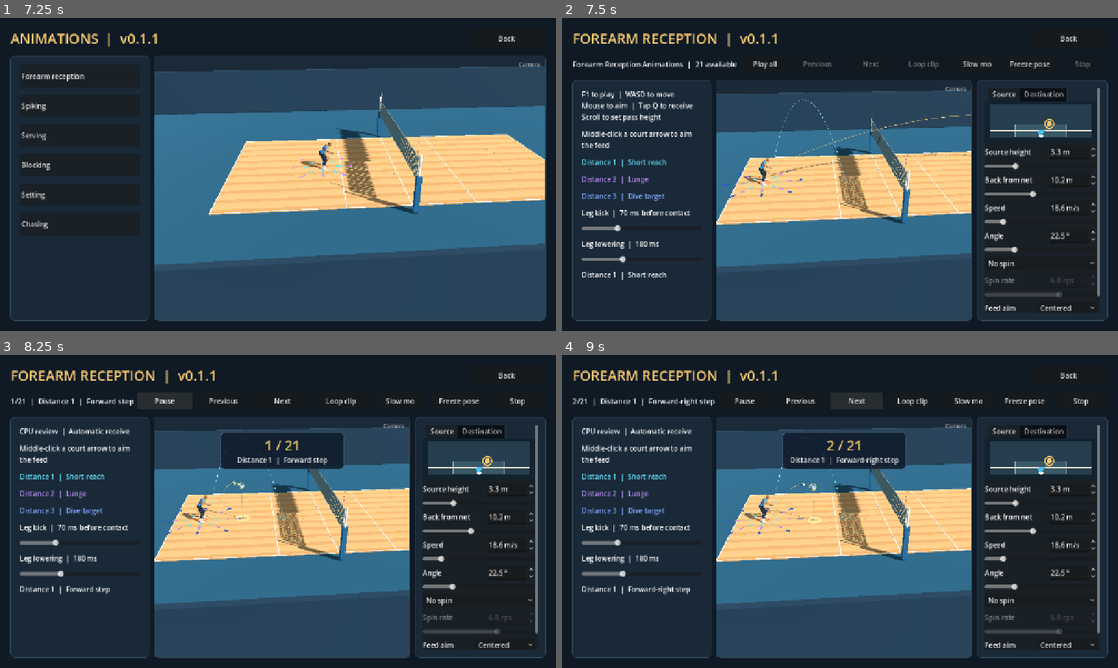
Above: before the commit, frames 1-4 (two rows, left to right).
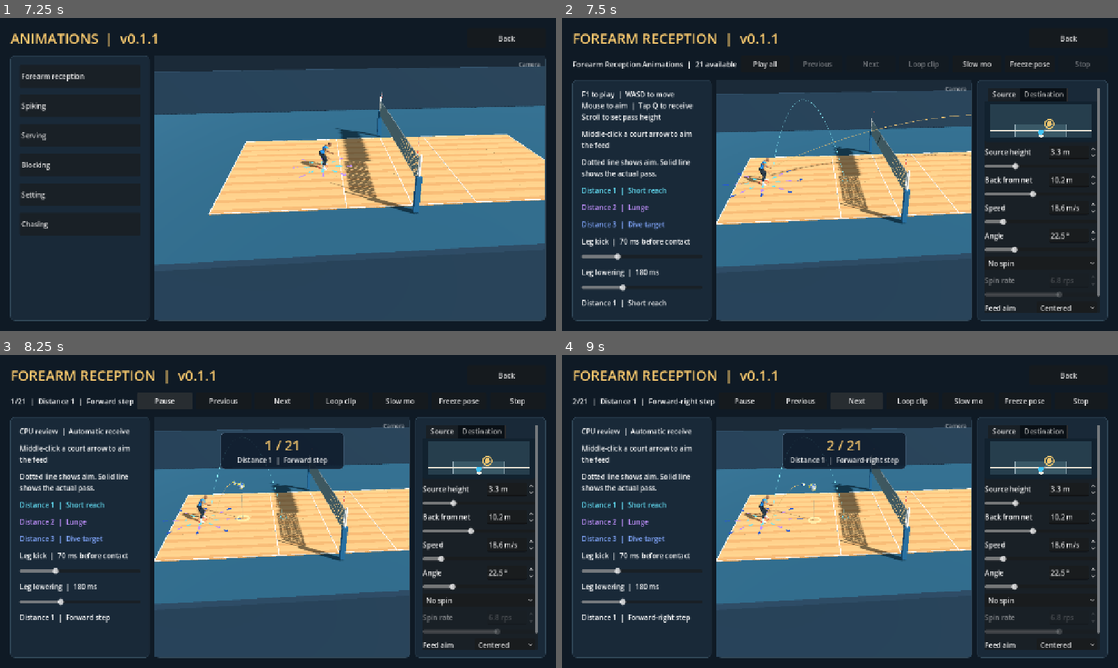
Above: after the commit, the same moments.

Repository: foreandr/volleyball
Game: Godot game, scene res://scenes/main.tscn
Same seed, same stepped clock (60 frames per second), same inputs: the game is played once before the commit and once after it.
Inputs:
- Up to frame 1 (7.25 s): click "Story" at 0.5 s; click "Back" at 1.25 s; click "Story" at 2 s; click "New" at 2.75 s; click "Back" at 3.5 s; click "New" at 4.25 s; click "Save" at 5 s; click "Back" at 5.75 s; click "Continue" at 6.5 s
- Up to frame 2 (7.5 s): click "Forearm reception" at 7.25 s
- Up to frame 3 (8.25 s): click "Play all" at 8 s
- Up to frame 4 (9 s): click "Next" at 8.75 s

Frame 1 is identical in both runs. In frame 2, 2.4% of the frame differs, in the area x 3-23%, y 45-93%; in frame 3, 2.4%; in frame 4, 2.5%, in the area x 3-23%, y 38-86%.

Commit message:
Align knee-slide platforms to the incoming feed and show contact results

Diff:
--- a/scripts/preview_player_control.gd
+++ b/scripts/preview_player_control.gd
@@ -319,6 +319,10 @@
 	reach_progress = 0.0
 	high_adjustment = Vector3.ZERO
 	if reception_drill_active(): page.ball_preview.practice_reach_center = Vector3.INF
+
+func cpu_knee_slide() -> bool:
+	var arrows = page.preview_player.get_node("DirectionArrows")
+	return not active and arrows.selected_distance == 3 and arrows.selected in [3,7]
 
 func receive_animation_direction() -> int:
 	var arrows = page.preview_player.get_node("DirectionArrows")
@@ -450,7 +454,7 @@
 	var deep := reach_tier == 2 and reach_height < 0.20
 	var high := reach_height >= 0.20
 	var short_lunge := reach_tier == 1 and not high and (side_receive or reach_back)
-	var knee_slide: bool = not active and reach_side_lunge and actor.get_node("DirectionArrows").selected_distance == 3
+	var knee_slide := reach_side_lunge and cpu_knee_slide()
 	var straight_back := reach_short_straight_back or (reach_tier == 2 and reach_back and not reach_rear_diagonal)
 	var pelvis := rig.find_bone("pelvis")
 	var hips: Transform3D = pose[pelvis]
@@ -535,12 +539,14 @@
 		if short_straight: arms = Vector3.BACK*0.17*weight
 		if reach_forward_lunge or short_lunge: arms.y = 0.07*weight
 		if reach_rear_diagonal: arms.y = 0.10*weight
-		if knee_slide and cpu_direction == 7:
-			arms += Vector3(-0.07,0.36,-0.06)*weight
 		if reach_side_lunge and cpu_direction == 3:
 			arms += Vector3(0.0,0.17,0.14)*weight
 		var center: Vector3 = (author.point(pose,"hand_l")+author.point(pose,"hand_r"))*0.5
-		if high:
+		if knee_slide and cpu_direction != 0:
+			var target: Vector3 = rig.global_transform.affine_inverse()*page.ball_preview.aim_point
+			var wrist_target := target+Vector3(0.0,-0.04,0.13)
+			arms = arms.lerp(wrist_target-center,weight*0.85)
+		elif high:
 			var shoulder_height: float = (author.point(pose,"upperarm_l").y+author.point(pose,"upperarm_r").y)*0.5
 			arms.y = maxf(0.0,shoulder_height-center.y-0.02)*weight
 			var intercept: Dictionary = page.ball_preview.practice_shoulder_intercept()
@@ -644,6 +650,8 @@
 	var actor: Node3D = page.preview_player
 	var ball: Node3D = page.ball_preview
 	var target: Vector3 = ball.global_position if ball.ball.visible else ball.source_ball.global_position
+	if cpu_knee_slide() and not page.reception_review.active:
+		target = ball.practice_position(page.preview_clock-ball.contact_time)
 	var toward := target-actor.global_position
 	if Vector2(toward.x,toward.z).length_squared()>0.01:
 		var ball_yaw := atan2(toward.x,toward.z)
--- a/scripts/story_animations.gd
+++ b/scripts/story_animations.gd
@@ -196,6 +196,9 @@
 		var arrow_hint := label("Middle-click a court arrow to aim the feed",16)
 		arrow_hint.autowrap_mode = TextServer.AUTOWRAP_WORD_SMART
 		content.add_child(arrow_hint)
+		var path_hint := label("Dotted line shows aim. Solid line shows the actual pass.",16)
+		path_hint.autowrap_mode = TextServer.AUTOWRAP_WORD_SMART
+		content.add_child(path_hint)
 		var arrow_labels := ["Distance 1  |  Short reach","Distance 2  |  Lunge","Distance 3  |  Dive target"]
 		var arrow_colors := [Color("67e8ff"),Color("c291ff"),Color("82a8ff")]
 		for index in arrow_labels.size():
@@ -425,7 +428,7 @@
 		else:
 			step_cpu_receive(previous,delta)
 		if preview_clock >= previous and ball_preview.try_body_dig(previous,preview_clock):
-			drill_status.text = "Body dig  |  Deflected off the player"
+			drill_status.text = body_dig_status()
 		var approach: float = ball_preview.practice_approach(preview_clock) if in_control and ball_preview.practice_grade == BallPreview.Grade.WAITING else -1.0
 		timing_meter.update_timing(in_control,approach,player_controls.receive_elapsed>0.0,ball_preview.practice_grade,delta)
 		ball_preview.update_practice_cone(timing_meter.visible,player_controls.receive_elapsed)
@@ -510,7 +513,13 @@
 		cpu_side_slide_start = preview_player.position
 		cpu_side_slide_time = preview_clock
 		ball_preview.practice_reach_center = Vector3.INF
-		drill_status.text = "CPU knee slide  |  F1 to take control"
+		if ball_preview.recovery.has("spread"):
+			drill_status.text = "Clean platform contact"
+			if not ball_preview.recovery_net.is_empty(): drill_status.text += "  |  Pass hit the net"
+		elif ball_preview.recovery.has("body_touch"):
+			drill_status.text = body_dig_status()
+		else:
+			drill_status.text = "Platform missed"
 		return
 	var after_touch := 0.0
 	if ball_preview.recovery.has("spread"):
@@ -525,6 +534,12 @@
 		player_controls.reset_reach()
 		preview_player.animator.seek(0.0,true)
 		player_controls.blend_receive_recovery(delta)
+
+func body_dig_status() -> String:
+	var part := str(ball_preview.recovery.get("body_part",""))
+	if part.begins_with("upperarm"): return "Body dig  |  Shoulder or upper-arm deflection"
+	if part == "Head": return "Body dig  |  Head deflection"
+	return "Body dig  |  Deflected off the player"
 
 func step_cpu_forward_dive(previous: float) -> void:
 	var time: float = preview_clock-ball_preview.contact_time+ForwardDive.WINDUP
